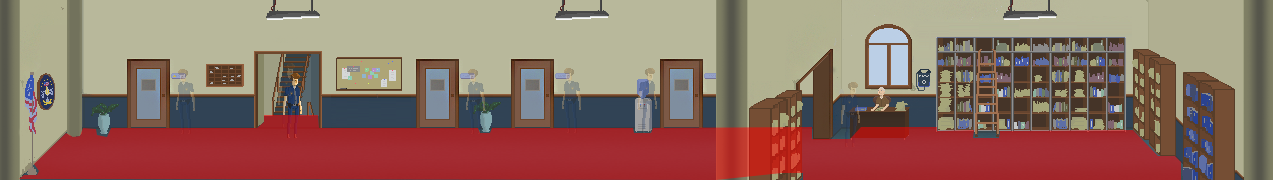
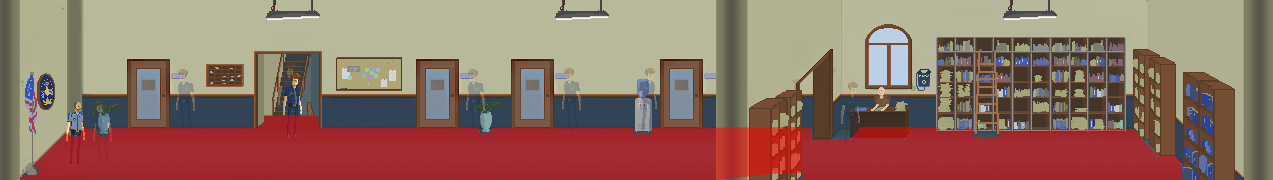
The second 1273x180 image is a revision of the first. Changes to its layers:
added group "lieutenant()" (29%) with 2 layers above "spiegel()" over [93, 100, 112, 165]
added layer "player" (6th of 7, in "lieutenant()") in group "lieutenant()" over [93, 100, 112, 165]
added layer "Lieutenant" above "playerspawn(raymond_police)" over [66, 102, 85, 164]
